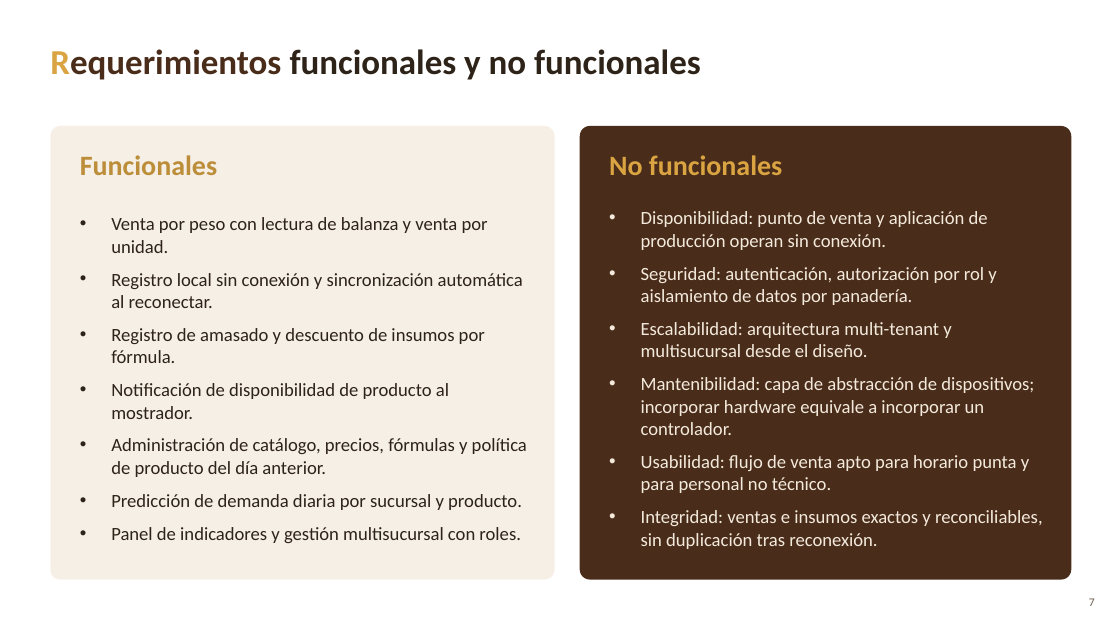
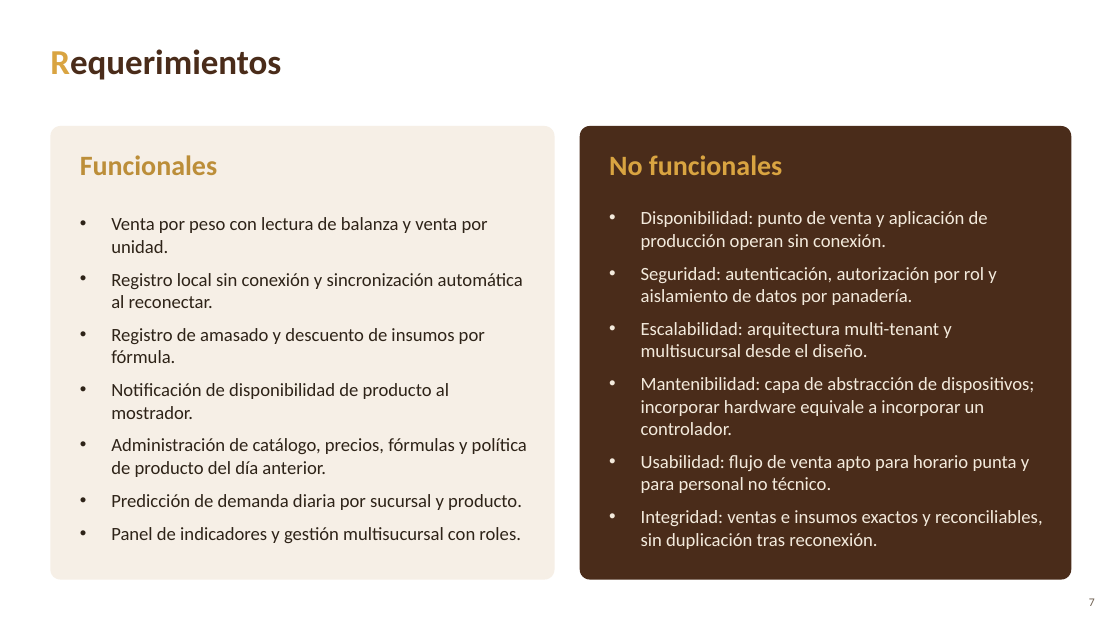
Before and after one commit to ro-mancilla/Capstone_002D_Grupo1, a slide deck: slide 7 of Fase 1/Evidencias Grupales/Presentacion_Fase1_EcoPan.pptx. Drawn at 1120x630 pixels with LibreOffice and Linux fonts; fonts in the diff are those of the drawing. Boxes give left, top, right and bottom in pixels: in the first picture for what was removed or moved away, otherwise in the second. Text is boxed around its words. In the diff, an @@ line names an element or a change of style, - is before the commit and + after.

```diff
--- a/Fase 1/Evidencias Grupales/Presentacion_Fase1_EcoPan.pptx
+++ b/Fase 1/Evidencias Grupales/Presentacion_Fase1_EcoPan.pptx
@@ text at (50, 49, 281, 80): text changed; text colour #2E2318 to #4A2C1A @@
-Requerimientos funcionales y no funcionales
+Requerimientos
```
Also in this commit, not shown: 1 slide added, 1 slide removed.
